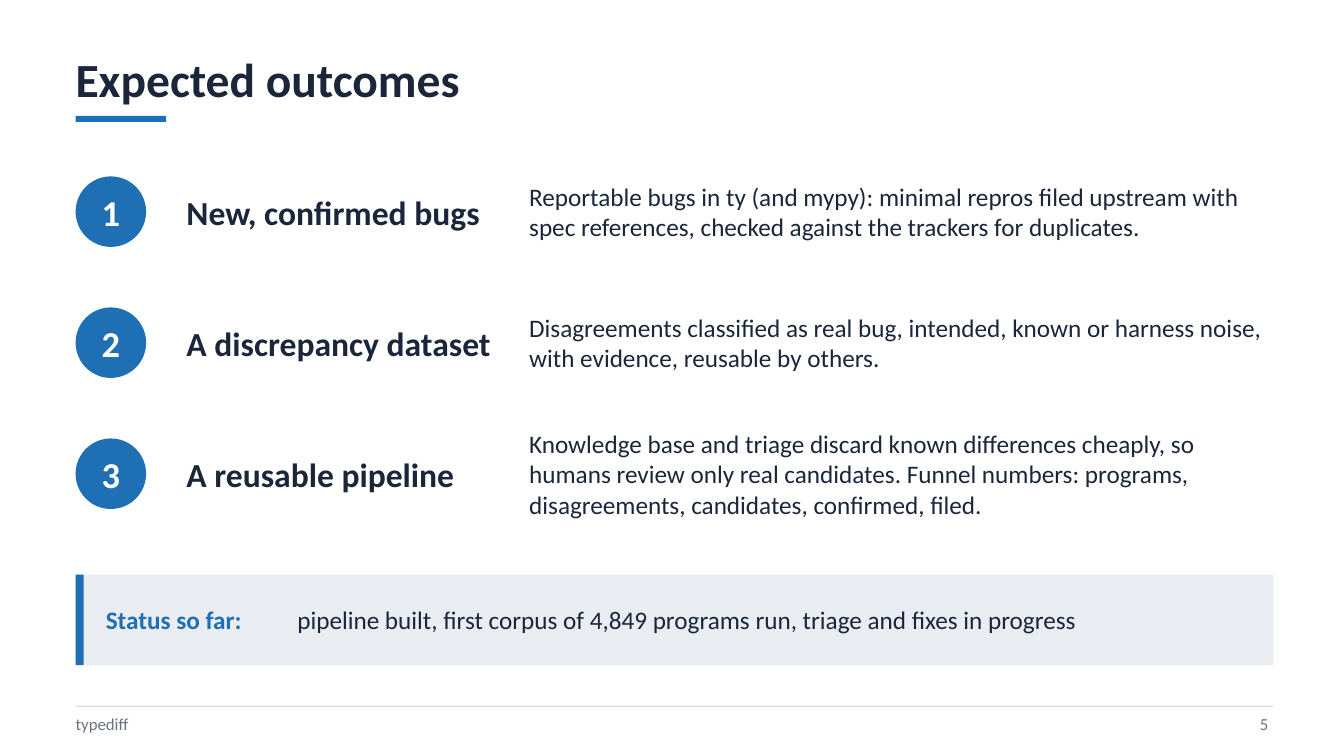
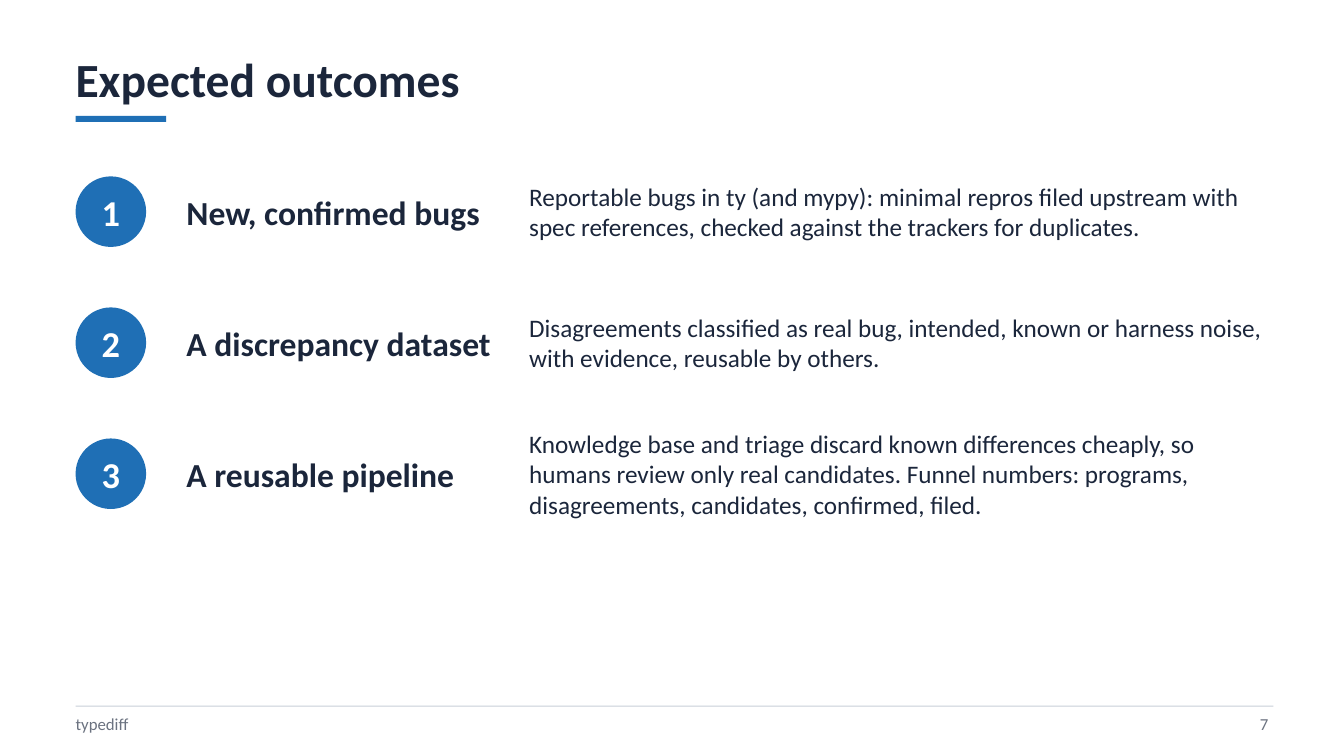
Before and after one commit to DerekLaymn/kiro_sa, a slide deck: slide 7 of presentation/typediff_update.pptx (slide 5 before the commit). Drawn at 1344x756 pixels with LibreOffice and Linux fonts; fonts in the diff are those of the drawing. Boxes give left, top, right and bottom in pixels: in the first picture for what was removed or moved away, otherwise in the second. Text is boxed around its words. In the diff, an @@ line names an element or a change of style, - is before the commit and + after.

```diff
--- a/presentation/typediff_update.pptx
+++ b/presentation/typediff_update.pptx
@@ rectangle removed at (76, 575, 1273, 665) @@
@@ rectangle removed at (76, 575, 84, 665) @@
@@ text removed at (106, 611, 242, 629) @@
-Status so far:
@@ text removed at (297, 611, 1075, 634) @@
-pipeline built, first corpus of 4,849 programs run, triage and fixes in progress
@@ text at (1260, 719, 1268, 730): text changed @@
-5
+7
```
Also in this commit, not shown: 1 other slide changed, 2 slides added, 1 other file.
